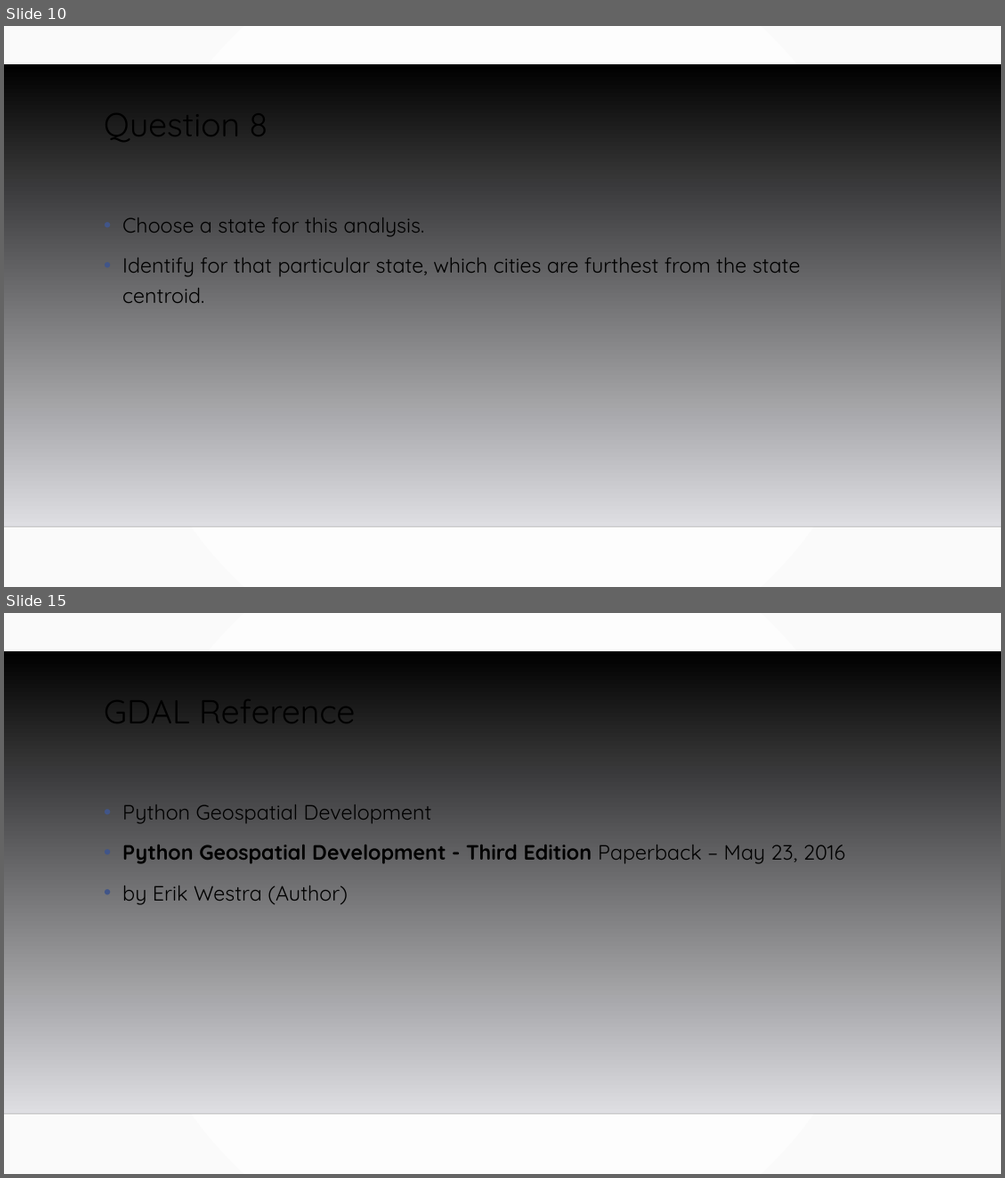
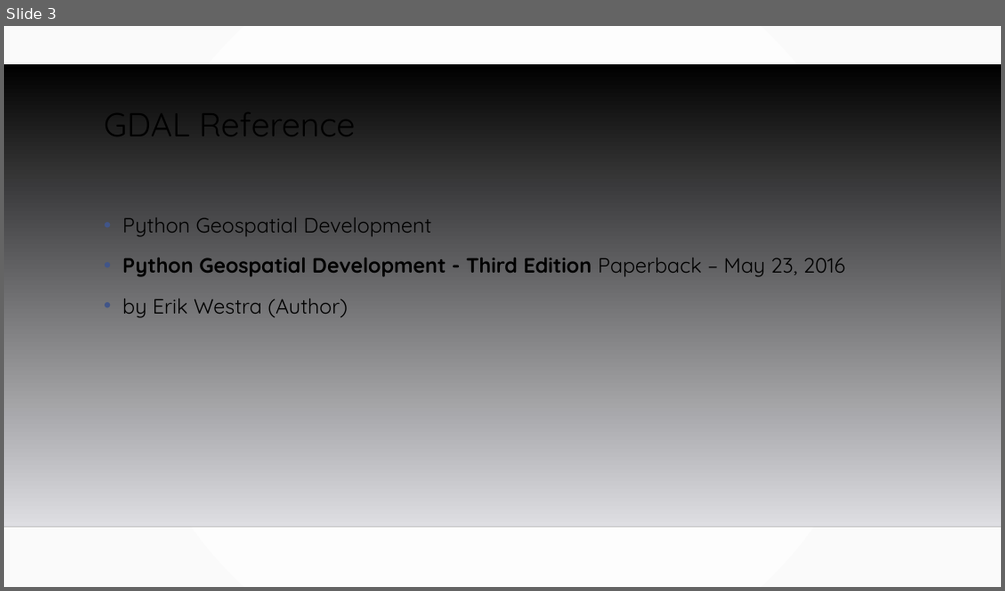
Before and after one commit to MGIS-UMN/GIS5577_week7, a slide deck: Advanced_spatial_queries.odp. Shown one above the other, each under a label of ours: slides 10 and 15 before the commit, slide 3 after it; the slides between them are not shown. The pictures are 1005x1178 and 1005x591 pixels, drawn with LibreOffice and Linux fonts; fonts in the diff are those of the drawing; background and template pictures are left out. Boxes give left, top, right and bottom in pixels: in the first picture for what was removed or moved away, otherwise in the second. Text is boxed around its words. In the diff, an @@ line names an element or a change of style, - is before the commit and + after.

```diff
--- a/Advanced_spatial_queries.odp
+++ b/Advanced_spatial_queries.odp
@@ slide 10 removed at [4, 26, 1001, 587], background gradient #FFFFFF to #FAFAFA; not listed: 2 template elements that a slide beside it also shows @@
@@ title removed at [104, 97, 267, 146] @@
-Question 8
@@ text removed at [122, 217, 801, 303] @@
-• Choose a state for this analysis.
-• Identify for that particular state, which cities are furthest from the state centroid.
@@ what was slide 15 is now slide 3 @@
```
Also in this commit, not shown: 2 slides changed, 11 other slides removed, 1 other file.
